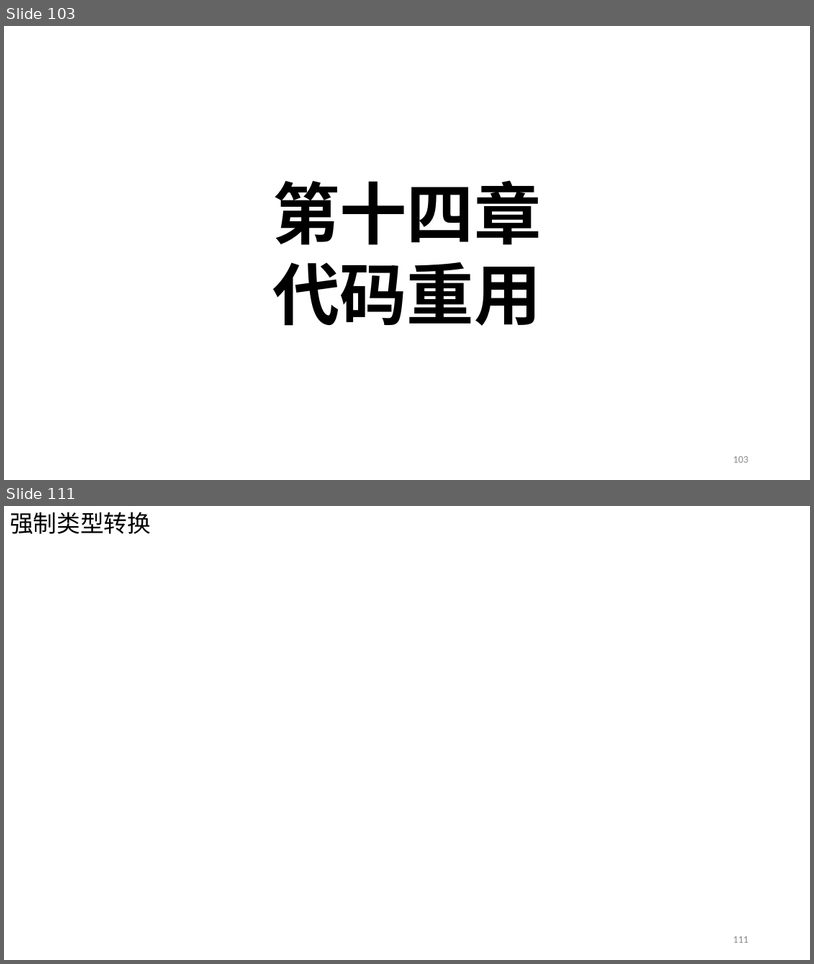
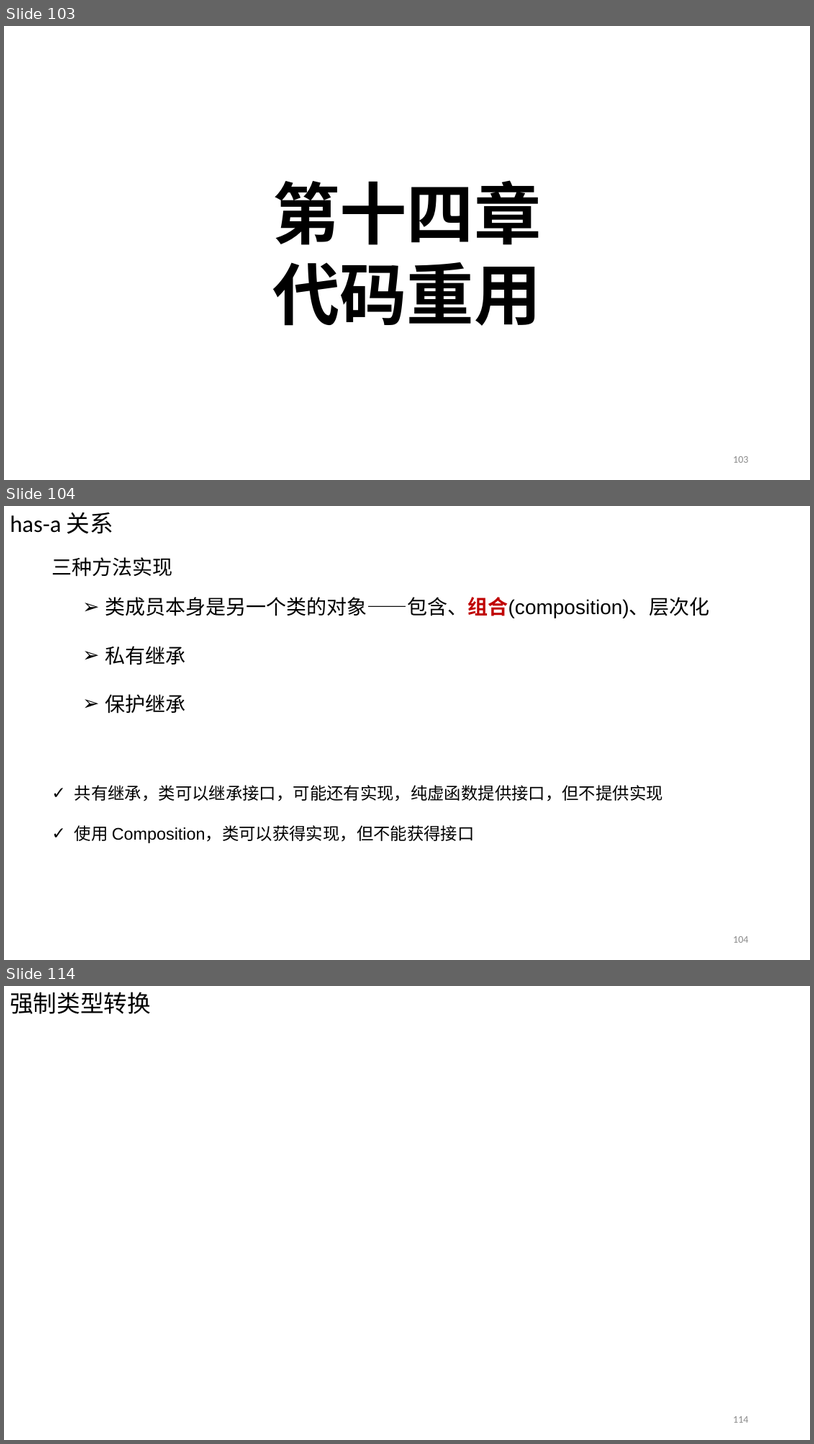
Before and after one commit to Chao200/CPP_Primer_Plus, a slide deck: C++ Primer Plus.pptx. Shown one above the other, each under a label of ours: slides 103 and 111 before the commit, slides 103, 104 and 114 after it; the slides between them are not shown. The pictures are 814x964 and 814x1444 pixels, drawn with LibreOffice and Linux fonts; fonts in the diff are those of the drawing. Boxes give left, top, right and bottom in pixels: in the first picture for what was removed or moved away, otherwise in the second. Text is boxed around its words. In the diff, an @@ line names an element or a change of style, - is before the commit and + after.

```diff
--- a/C++ Primer Plus.pptx
+++ b/C++ Primer Plus.pptx
@@ slide 104 added at (x1=4, y1=506, x2=810, y2=960), background #FFFFFF @@
@@ text added at (x1=10, y1=512, x2=113, y2=534), 28 pt, text #000000 @@
+has-a 关系
@@ text added at (x1=52, y1=557, x2=172, y2=577), 24 pt, text #000000 @@
+三种方法实现
@@ text added at (x1=106, y1=597, x2=710, y2=713), 24 pt, text #000000 @@
+➢ 类成员本身是另一个类的对象——包含、组合(composition)、层次化
+➢ 私有继承
+➢ 保护继承
@@ text added at (x1=75, y1=785, x2=664, y2=843), 20 pt, text #000000 @@
+✓ 共有继承，类可以继承接口，可能还有实现，纯虚函数提供接口，但不提供实现
+✓ 使用 Composition，类可以获得实现，但不能获得接口
@@ page number added at (x1=733, y1=936, x2=748, y2=942), 12 pt, text #8C8C8C @@
+104
@@ what was slide 111 is now slide 114 @@
@@ page number at (x1=733, y1=1416, x2=748, y2=1422): text changed @@
-111
+114
```
Also in this commit, not shown: 2 slides changed, 7 other slides added, 5 slides removed.
